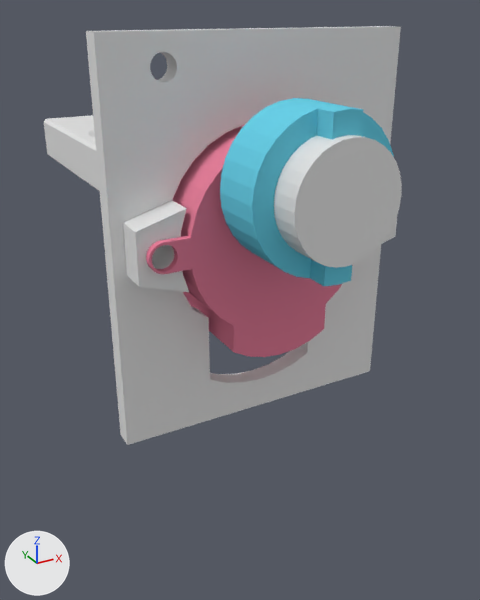
What one commit did to the Blender file mechanics/протяг.blend.
Rendered twice from a 50 mm camera at (-45.6, -91.2, 27.2) aimed at (6.9, 4.2, -20.5). The axes (+X, +Y, +Z) are drawn at lower left. The lights are the same throughout.

Before the edit, the objects in view are built like this:
```python
me_cube_005 = bpy.data.meshes.new('Cube.005')
me_cube_005.from_pydata(...)  # 412 vertices, 232 faces; spans x -22.5..22.5, y -6.0..1.5, z -25.0..31.3
me_cylinder = bpy.data.meshes.new('Cylinder')
me_cylinder.from_pydata(...)  # 426 vertices, 270 faces; spans x -19.6..19.6, y -19.4..9.5, z -18.1..14.0
me_cylinder.materials.append(mat_material_001)  # pink #e7819b
me_cylinder_007 = bpy.data.meshes.new('Cylinder.007')
me_cylinder_007.from_pydata(...)  # 246 vertices, 184 faces; spans x -7.6..7.6, y 0.0..12.4, z -7.6..7.6
ob_motor = bpy.data.objects.new('motor', me_cylinder)
ob_motor.location = (1.5, -8.4, -1.5)
ob_муфта = bpy.data.objects.new('муфта', me_cylinder_007)
ob_муфта.location = (1.5, -31.9, 6.5)
ob_опора_г = bpy.data.objects.new('опора-г', me_cube_005)
ob_опора_г.location = (1.5, -10.8, -6.5)
# also in view: 'Film-Director-8-Напр-Низ' at (0.2, 33.4, 1.2); 'звездочка' at (1.5, -25.0, 6.5)
```
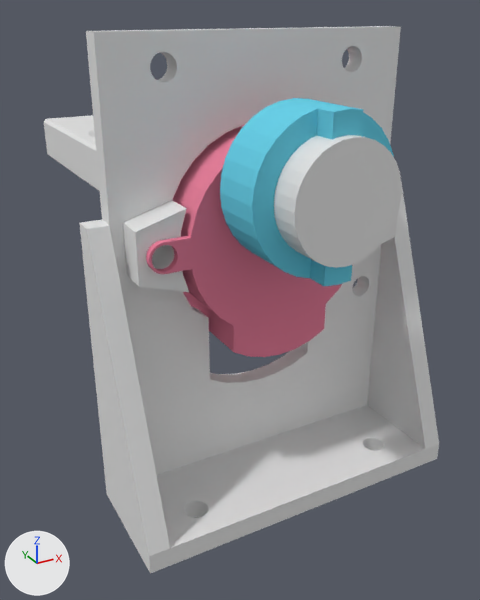
Changed parts and their boxes [x1, y1, x2, y2] in the pictures (480 x 600 px):
'опора-г', reshaped (14% wider, 31% taller): before [86, 26, 401, 445]; after [79, 26, 439, 574]
part 1 of me_cube_005, built on: before [101, 43, 381, 445]; after [79, 43, 439, 574]

The change, as a list of edits to the scene's bpy script:
```text
Change me_cube_005:
    used by ob_опора_г; location = (1.5, -10.8, -6.5)
    remove me_cube_005.from_pydata(...)  # 412 vertices, 232 faces; spans x -22.5..22.5, y -6.0..1.5, z -25.0..31.3
    add me_cube_005.from_pydata(...)  # 708 vertices, 400 faces; spans x -25.5..25.5, y -16.5..1.5, z -35.0..31.3
    me_cube_005 part 1
    10 faces are deleted
    152 vertices are added at x -25.5..25.5, y -13.1..1.5, z -35.0..28.9
    8 new vertices lie (0.0, -3.0, 0.0) away from vertices in x -25.5..25.5, y 1.5, z -35.0..-25.0
    8 new vertices lie (0.0, -15.0, 0.0) away from vertices in x -25.5..25.5, y -1.5, z -35.0..-32.0
    64 new vertices lie (0.0, 3.0, 0.0) away from vertices in x 12.4..20.7, y -1.5, z -9.8..28.9
    64 new vertices lie (0.0, 0.0, 3.0) away from vertices in x -18.0..17.7, y -13.1..-9.6, z -35.0
    178 new faces join them
```
